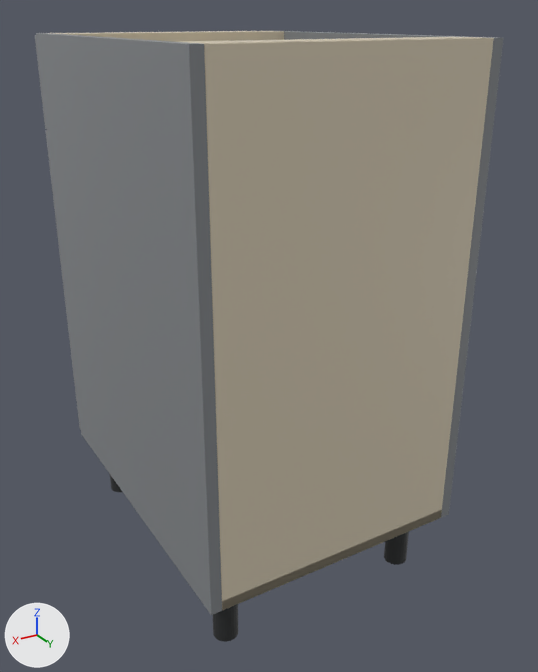
Before and after pictures for a commit that changed the glTF model storefront/public/cabinet-inventory/models/oppein-ply-gss-btc18.glb.
Both versions are drawn from a 50 mm lens placed at (0.811, 0.75, 0.903), pointed at (0.201, -0.266, 0.395). The axes (+X, +Y, +Z) are drawn at lower left. The lights are the same throughout. The older version comes first. Where no turn or scale is listed for an object, it has been applied to the vertices.

In view in the first picture: 'Adjustable foot.002', 'Cabinet back', 'Cabinet bottom', 'Cabinet side', 'Cabinet side.001', 'Top support rail', 'Top support rail.001' and 4 more.
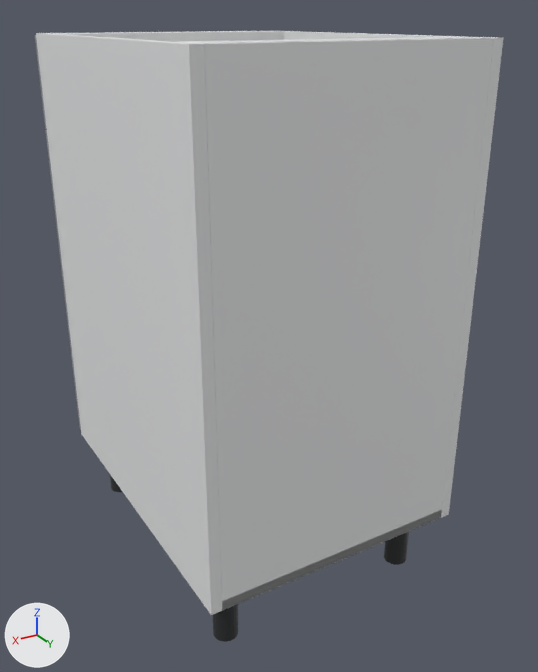
What differs and where, as boxes (x1, y1, x2, y2) in the pictures (538 x 672 px):
```json
{"object": "Cabinet back", "change": "recoloured", "before": [203, 38, 494, 610], "after": [203, 38, 494, 610], "on screen": "beige to white"}
{"object": "Cabinet side.001", "change": "recoloured", "before": [36, 33, 222, 615], "after": [36, 33, 222, 615], "on screen": "grey to white"}
{"object": "Cabinet side", "change": "recoloured", "before": [284, 31, 503, 518], "after": [284, 31, 503, 518]}
{"object": "Top support rail.001", "change": "recoloured", "before": [52, 31, 284, 42], "after": [52, 31, 284, 42], "on screen": "beige to white"}
{"object": "Cabinet bottom", "change": "recoloured", "before": [222, 510, 442, 610], "after": [222, 510, 442, 610]}
{"object": "Top support rail", "change": "recoloured", "before": [180, 37, 482, 43], "after": [180, 37, 482, 43], "on screen": "beige to white"}
```

Edits to the scene script, one JSON object a line:
```json
{"op": "add", "block": "mat_white_cabinet_carcass", "code": ["mat_white_cabinet_carcass = principled_material('White cabinet carcass')", "mat_white_cabinet_carcass.base_color = (0.82, 0.83, 0.835)  # white #eaebec", "mat_white_cabinet_carcass.roughness = 0.48"]}
{"block": "me_cube_002", "where": "me_cube_002.from_pydata(...)  # 56 vertices, 108 faces; spans x -0.211..0.211, y -0.006..0.006, z -0.381..0.381"}
{"op": "remove", "block": "me_cube_002", "code": "me_cube_002.materials.append(mat_cabinet_interior___visual_interpretation)  # beige #daceb6"}
{"op": "add", "block": "me_cube_002", "code": "me_cube_002.materials.append(mat_white_cabinet_carcass)  # white #eaebec"}
{"block": "me_cube_003", "where": "me_cube_003.from_pydata(...)  # 56 vertices, 108 faces; spans x -0.211..0.211, y -0.293..0.293, z -0.009..0.009"}
{"op": "remove", "block": "me_cube_003", "code": "me_cube_003.materials.append(mat_cabinet_interior___visual_interpretation)  # beige #daceb6"}
{"op": "add", "block": "me_cube_003", "code": "me_cube_003.materials.append(mat_white_cabinet_carcass)  # white #eaebec"}
{"block": "me_cube", "where": "me_cube.from_pydata(...)  # 56 vertices, 108 faces; spans x -0.009..0.009, y -0.293..0.293, z -0.381..0.381"}
{"op": "remove", "block": "me_cube", "code": "me_cube.materials.append(mat_supplier_finish___gray_single_shaker)  # grey #868a8e"}
{"op": "add", "block": "me_cube", "code": "me_cube.materials.append(mat_white_cabinet_carcass)  # white #eaebec"}
{"block": "me_cube_001", "where": "me_cube_001.from_pydata(...)  # 56 vertices, 108 faces; spans x -0.009..0.009, y -0.293..0.293, z -0.381..0.381"}
{"op": "remove", "block": "me_cube_001", "code": "me_cube_001.materials.append(mat_supplier_finish___gray_single_shaker)  # grey #868a8e"}
{"op": "add", "block": "me_cube_001", "code": "me_cube_001.materials.append(mat_white_cabinet_carcass)  # white #eaebec"}
{"block": "me_cube_004", "where": "me_cube_004.from_pydata(...)  # 56 vertices, 108 faces; spans x -0.211..0.211, y -0.035..0.035, z -0.009..0.009"}
{"op": "remove", "block": "me_cube_004", "code": "me_cube_004.materials.append(mat_cabinet_interior___visual_interpretation)  # beige #daceb6"}
{"op": "add", "block": "me_cube_004", "code": "me_cube_004.materials.append(mat_white_cabinet_carcass)  # white #eaebec"}
{"block": "me_cube_005", "where": "me_cube_005.from_pydata(...)  # 56 vertices, 108 faces; spans x -0.211..0.211, y -0.035..0.035, z -0.009..0.009"}
{"op": "remove", "block": "me_cube_005", "code": "me_cube_005.materials.append(mat_cabinet_interior___visual_interpretation)  # beige #daceb6"}
{"op": "add", "block": "me_cube_005", "code": "me_cube_005.materials.append(mat_white_cabinet_carcass)  # white #eaebec"}
```
